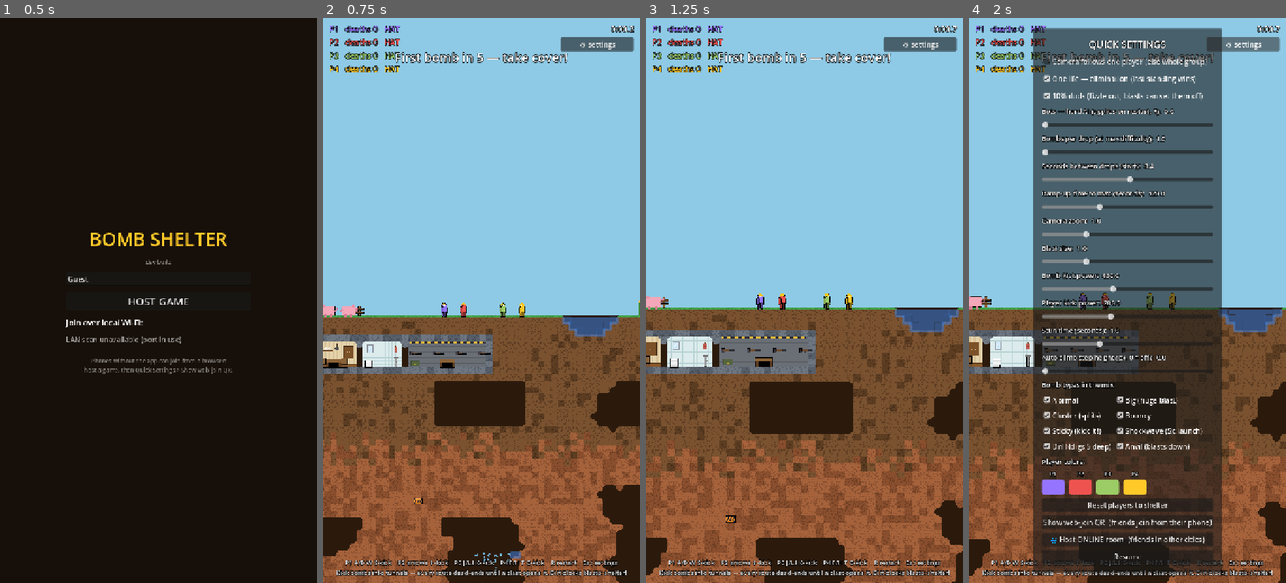
Above: before the commit, frames 1-4 (left to right).
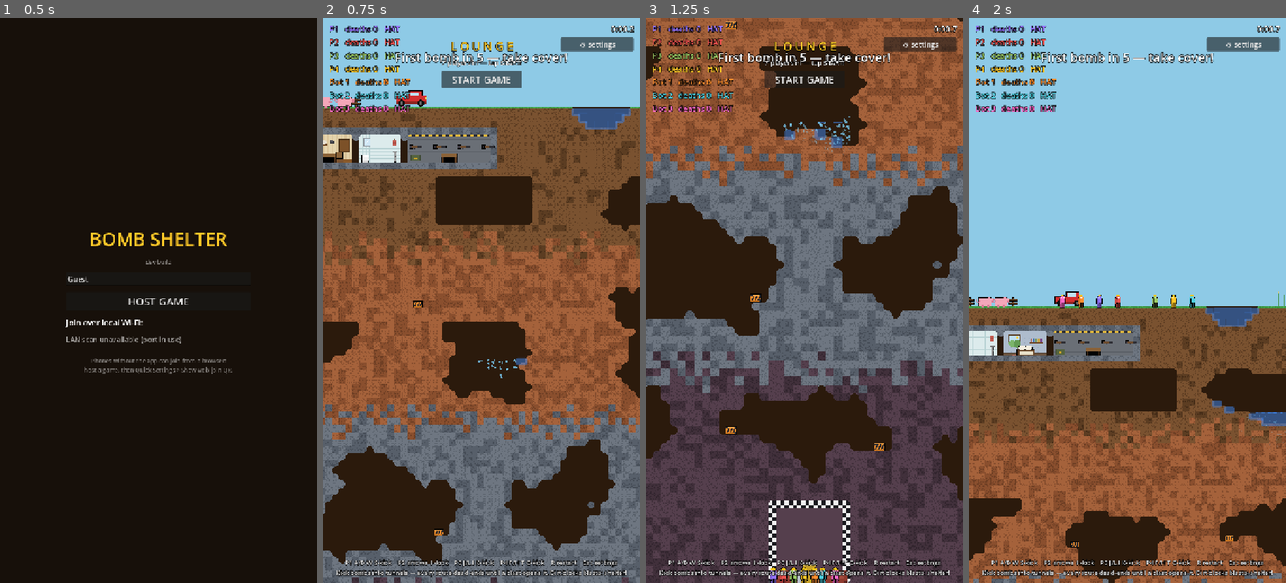
Above: after the commit, the same moments.

Repository: uchy4/dummy
Game: Godot game, scene res://scenes/menu.tscn
Same seed, same stepped clock (60 frames per second), same inputs: the game is played once before the commit and once after it.
Inputs:
- Up to frame 1 (0.5 s): no input
- Up to frame 2 (0.75 s): click "HOST GAME" at 0.5 s
- Up to frame 3 (1.25 s): no input
- Up to frame 4 (2 s): click "⚙ settings" (after the commit: "START GAME") at 1.25 s

Frame 1 is identical in both runs. In frame 2, 80% of the frame differs, in the area x 0-100%, y 4-100%; in frame 3, 94%, in the area x 0-100%, y 0-100%; in frame 4, 66%.

Commit message:
Pre-match lounge with sofas, 3 default bots, and a kickable red truck
Hosting now gathers everyone in the finish hall as a LOUNGE: host +
bots (default bot count is now 3) + anyone who joins, all fully
controllable — kicks, stuns and shenanigans stay live; only bombs and
the finish-line win sensor are gated. The HUD shows a lounge banner
with the host's START GAME button, enabled at 4+ participants (bots
count). START reloads into a fresh map with normal surface spawns.
Native clients and the web page show 'LOUNGE — waiting for the host to
start' (snapshot gains lb flag). CI smoke dwells in the lounge 2s then
auto-starts so both phases stay covered.

New props, streamed to web like the rest:
- red pickup truck (kind 17) parked on a clear stretch of grass, sized
  bigger than a player; a kick rolls it one full rotation away from the
  kicker (rotation+position stream, so web sees the roll), and bombs
  blow it into red panel debris
- lounge sofas (kind 18) in the finish hall: kicks bounce them, blasts
  shred them into cushions.

Co-Authored-By: Claude Fable 5 <noreply@anthropic.com>
Claude-Session: https://claude.ai/code/session_01QSJudmCHT44WHN37u3ZpBk

Diff:
--- a/bomb-shelter/scripts/bomb_spawner.gd
+++ b/bomb-shelter/scripts/bomb_spawner.gd
@@ -18,6 +18,8 @@
 
 
 func _physics_process(delta: float) -> void:
+	if Settings.in_lobby:
+		return  # the lounge is bomb-free; grace + ramp start with the match
 	_elapsed += delta
 	if _elapsed >= _next_spawn:
 		_spawn_wave()
--- a/bomb-shelter/scripts/bunker_props.gd
+++ b/bomb-shelter/scripts/bunker_props.gd
@@ -73,6 +73,8 @@
 		cave.position = Vector2((float(terrain.cave_mouth.x) + 0.5) * TILE,
 			float(terrain.cave_mouth.y) * TILE)
 		add_child(cave)
+	_build_truck()
+	_build_lounge_sofas()
 
 	queue_redraw()
 
@@ -418,6 +420,181 @@
 		return out
 
 
+## The pickup truck parks on a clear stretch of grass away from the other
+## surface features (prop kind 17).
+func _build_truck() -> void:
+	var tx := -1
+	for attempt in 60:
+		var x := randi_range(10, Terrain.W - 10)
+		if absi(x - terrain.outhouse_cell.x) < 9 or absi(x - terrain.cave_mouth.x) < 10:
+			continue
+		if terrain.pond_rect.size.x > 0 and x >= terrain.pond_rect.position.x - 4 \
+				and x <= terrain.pond_rect.end.x + 4:
+			continue
+		var bad := false
+		for r: Rect2i in [terrain.surface_pens, terrain.corn_field]:
+			if r.size.x > 0 and x >= r.position.x - 5 and x <= r.end.x + 5:
+				bad = true
+		if bad:
+			continue
+		tx = x
+		break
+	if tx < 0:
+		return
+	var truck := TruckArt.new()
+	truck.position = Vector2((float(tx) + 0.5) * TILE,
+		float(Terrain.SURFACE_ROW) * TILE - 18.0)
+	add_child(truck)
+
+
+## Two sofas dress the finish hall — it doubles as the pre-match lounge.
+func _build_lounge_sofas() -> void:
+	var fr := terrain.finish_line_rect()
+	if fr.size.x <= 0.0:
+		return
+	for k in 2:
+		var sofa := SofaArt.new()
+		sofa.position = Vector2(fr.position.x + fr.size.x * (0.2 + 0.6 * float(k)),
+			fr.end.y - 12.0)
+		add_child(sofa)
+
+
+## The surface pickup truck (prop kind 17): player-plus sized, a kick sends
+## it rolling one full body rotation away from the kicker, and a blast in
+## range blows it into red panel debris.
+class TruckArt:
+	extends Node2D
+	var prop_kind := 17
+	var _dead := false
+	var _rolling := false
+
+	func _ready() -> void:
+		add_to_group(&"props")
+		add_to_group(&"fixtures")  # kicks in range call kicked()
+		add_to_group(&"chests")    # blasts in range call blast_destroy()
+		z_index = 2
+
+	func kicked() -> void:
+		if _rolling or _dead:
+			return
+		_rolling = true
+		# Roll away from the nearest player — they just kicked the bumper.
+		var s := 1.0
+		var best := 1e18
+		for n in get_tree().get_nodes_in_group(&"players"):
+			var p := n as Node2D
+			if p == null:
+				continue
+			var d := absf(p.global_position.x - global_position.x)
+			if d < best:
+				best = d
+				s = 1.0 if global_position.x >= p.global_position.x else -1.0
+		var tw := create_tween()
+		tw.set_parallel(true)
+		tw.tween_property(self, "rotation", rotation + TAU * s, 1.1) \
+			.set_trans(Tween.TRANS_QUAD).set_ease(Tween.EASE_OUT)
+		tw.tween_property(self, "position:x", position.x + 88.0 * s, 1.1) \
+			.set_trans(Tween.TRANS_QUAD).set_ease(Tween.EASE_OUT)
+		tw.chain().tween_callback(_roll_done)
+		get_tree().call_group(&"sfx", &"play_land", global_position)
+
+	func _roll_done() -> void:
+		_rolling = false
+
+	func blast_destroy() -> void:
+		if _dead:
+			return
+		_dead = true
+		if NetHub.has_viewers():  # fx kind 11 = plank debris burst
+			NetHub.broadcast({"t": "fx", "k": 11,
+				"x": int(global_position.x), "y": int(global_position.y)})
+		for i in 8:
+			var panel := Plank.new()
+			panel.size = Vector2(randf_range(10.0, 18.0), 4.0)
+			panel.col = Color("d32f2f") if i % 4 != 0 else Color("454049")
+			panel.position = global_position \
+				+ Vector2(randf_range(-30.0, 30.0), randf_range(-16.0, 6.0))
+			panel.rotation = randf_range(-0.6, 0.6)
+			panel.linear_velocity = Vector2(randf_range(-200.0, 200.0),
+				randf_range(-320.0, -100.0))
+			panel.angular_velocity = randf_range(-8.0, 8.0)
+			get_parent().add_child(panel)
+		var puff := DustPuff.new()
+		puff.amount = 10
+		puff.color = Color(0.6, 0.25, 0.2, 0.85)
+		puff.position = global_position
+		get_parent().add_child(puff)
+		get_tree().call_group(&"sfx", &"play_land", global_position)
+		queue_free()
+
+	func _draw() -> void:
+		# Authored ~72x36 with the origin at the body centre so the kick's
+		# full rotation reads as the truck rolling over.
+		draw_rect(Rect2(-36, -8, 72, 20), Color.BLACK)
+		draw_rect(Rect2(-7, -19, 34, 13), Color.BLACK)
+		draw_rect(Rect2(-35, -7, 70, 18), Color("d32f2f"))
+		draw_rect(Rect2(-6, -18, 32, 12), Color("d32f2f"))
+		draw_rect(Rect2(-2, -16, 20, 9), Color("bfe3f2"))
+		draw_rect(Rect2(-35, 7, 70, 4), Color("8e2420"))
+		draw_rect(Rect2(33, -4, 3, 4), Color("ffd54f"))
+		for wx: float in [-22.0, 22.0]:
+			draw_circle(Vector2(wx, 10), 8.0, Color("111111"))
+			draw_circle(Vector2(wx, 10), 3.5, Color("666666"))
+
+
+## A lounge sofa (prop kind 18): kicks make it hop, blasts shred it.
+class SofaArt:
+	extends Node2D
+	var prop_kind := 18
+	var _dead := false
+	var _home_y := 0.0
+
+	func _ready() -> void:
+		add_to_group(&"props")
+		add_to_group(&"fixtures")
+		add_to_group(&"chests")
+		_home_y = position.y
+		z_index = 1
+
+	func kicked() -> void:
+		if _dead:
+			return
+		var tw := create_tween()
+		tw.tween_property(self, "position:y", _home_y - 7.0, 0.12) \
+			.set_trans(Tween.TRANS_QUAD).set_ease(Tween.EASE_OUT)
+		tw.tween_property(self, "position:y", _home_y, 0.2) \
+			.set_trans(Tween.TRANS_BOUNCE).set_ease(Tween.EASE_OUT)
+
+	func blast_destroy() -> void:
+		if _dead:
+			return
+		_dead = true
+		if NetHub.has_viewers():
+			NetHub.broadcast({"t": "fx", "k": 11,
+				"x": int(global_position.x), "y": int(global_position.y)})
+		for i in 6:
+			var cushion := Plank.new()
+			cushion.size = Vector2(randf_range(8.0, 13.0), 5.0)
+			cushion.col = Color("a34a3c") if i % 2 == 0 else Color("8e3b2f")
+			cushion.position = global_position \
+				+ Vector2(randf_range(-20.0, 20.0), randf_range(-10.0, 4.0))
+			cushion.linear_velocity = Vector2(randf_range(-160.0, 160.0),
+				randf_range(-280.0, -80.0))
+			cushion.angular_velocity = randf_range(-7.0, 7.0)
+			get_parent().add_child(cushion)
+		get_tree().call_group(&"sfx", &"play_land", global_position)
+		queue_free()
+
+	func _draw() -> void:
+		draw_rect(Rect2(-26, -13, 52, 25), Color.BLACK)
+		draw_rect(Rect2(-25, -12, 50, 23), Color("8e3b2f"))
+		draw_rect(Rect2(-21, -11, 40, 6), Color("a34a3c"))
+		draw_rect(Rect2(-21, -4, 19, 8), Color("a34a3c"))
+		draw_rect(Rect2(1, -4, 19, 8), Color("a34a3c"))
+		draw_rect(Rect2(-25, 7, 6, 4), Color("5c2620"))
+		draw_rect(Rect2(19, 7, 6, 4), Color("5c2620"))
+
+
 ## The outhouse hut: streamed to web (prop kind 9), and blown to plank
 ## debris when a blast reaches it (group "chests" -> blast_destroy).
 class OuthouseArt:
--- a/bomb-shelter/scripts/client_main.gd
+++ b/bomb-shelter/scripts/client_main.gd
@@ -24,6 +24,7 @@
 var _decor: RoomDecor
 var _ceremony: Ceremony
 var _game_over := false
+var _in_lobby := false
 var _sent_a := 0.0
 var _snap_dt := 0.033
 var _last_snap_ms := 0
@@ -271,6 +272,7 @@
 		_snap_dt = clampf(float(now_ms - _last_snap_ms) / 1000.0, 0.016, 0.12)
 	_last_snap_ms = now_ms
 	_ensure_local_player()
+	_in_lobby = int(m.get("lb", 0)) == 1
 	var ps: Array = m.get("p", [])
 	for i in mini(ps.size(), players.size()):
 		var arr: Array = ps[i]
@@ -303,7 +305,8 @@
 				_status.text = "ELIMINATED — spectating" if int(arr[3]) < 0 \
 					else "respawn in %.1f" % (float(arr[3]) / 10.0)
 			else:
-				_status.text = ""
+				_status.text = "LOUNGE — waiting for the host to start" \
+					if _in_lobby else ""
 
 	var bs: Array = m.get("b", [])
 	while bombs.size() > bs.size():
@@ -418,7 +421,8 @@
 		_status.text = "ELIMINATED — spectating" if int(arr[3]) < 0 \
 			else "respawn in %.1f" % (float(arr[3]) / 10.0)
 	else:
-		_status.text = ""
+		_status.text = "LOUNGE — waiting for the host to start" \
+			if _in_lobby else ""
 	if p.remote_hold:
 		return  # _animate_puppets lerps us along the host stream
 	if had_hold:
--- a/bomb-shelter/scripts/hud.gd
+++ b/bomb-shelter/scripts/hud.gd
@@ -7,6 +7,7 @@
 signal settings_pressed
 signal reset_players_pressed
 signal player_color_changed(index: int, color: Color)
+signal start_requested
 
 var _rows: Array[Label] = []
 var _rows_box: VBoxContainer
@@ -20,6 +21,9 @@
 var _qr_texture: TextureRect
 var _qr_url: Label
 var _touch := false
+var _lobby_box: VBoxContainer
+var _lobby_label: Label
+var _lobby_btn: Button
 var _upd_btn: Button
 
 
@@ -521,6 +525,42 @@
 	return ImageTexture.create_from_image(img)
 
 
+## Lounge banner + the host's START button. Created lazily on first call;
+## after that each call just refreshes the count text and button state.
+func update_lobby(count: int, need: int) -> void:
+	if _lobby_box == null:
+		_lobby_box = VBoxContainer.new()
+		_lobby_box.set_anchors_and_offsets_preset(Control.PRESET_CENTER_TOP)
+		_lobby_box.grow_horizontal = Control.GROW_DIRECTION_BOTH
+		_lobby_box.position.y = 46.0
+		_lobby_box.add_theme_constant_override(&"separation", 8)
+		var title := Label.new()
+		title.text = "L O U N G E"
+		title.add_theme_font_size_override(&"font_size", 26)
+		title.add_theme_color_override(&"font_color", Color("ffca28"))
+		title.add_theme_color_override(&"font_outline_color", Color.BLACK)
+		title.add_theme_constant_override(&"outline_size", 6)
+		title.horizontal_alignment = HORIZONTAL_ALIGNMENT_CENTER
+		_lobby_box.add_child(title)
+		_lobby_label = Label.new()
+		_lobby_label.horizontal_alignment = HORIZONTAL_ALIGNMENT_CENTER
+		_lobby_label.add_theme_font_size_override(&"font_size", 15)
+		_lobby_label.add_theme_color_override(&"font_outline_color", Color.BLACK)
+		_lobby_label.add_theme_constant_override(&"outline_size", 4)
+		_lobby_box.add_child(_lobby_label)
+		_lobby_btn = Button.new()
+		_lobby_btn.text = "START GAME"
+		_lobby_btn.add_theme_font_size_override(&"font_size", 22)
+		_lobby_btn.focus_mode = Control.FOCUS_NONE
+		_lobby_btn.pressed.connect(func() -> void: start_requested.emit())
+		_lobby_box.add_child(_lobby_btn)
+		add_child(_lobby_box)
+	var ready_to_go := count >= need
+	_lobby_btn.disabled = not ready_to_go
+	_lobby_label.text = ("%d players in — tap START!" % count) if ready_to_go \
+		else "%d/%d players — friends join via the QR code" % [count, need]
+
+
 func _make_label(size: int, color: Color) -> Label:
 	var l := Label.new()
 	l.add_theme_font_size_override(&"font_size", size)
--- a/bomb-shelter/scripts/main.gd
+++ b/bomb-shelter/scripts/main.gd
@@ -44,6 +44,10 @@
 
 func _enter_tree() -> void:
 	register_actions()
+
+
+## Lounge rule: a match needs at least this many participants (bots count).
+const MIN_START_PLAYERS := 4
 
 
 func _ready() -> void:
@@ -83,15 +87,14 @@
 	if OS.get_environment("BOMB_SHELTER_SMOKE") == "1":
 		Settings.bot_count = maxi(Settings.bot_count, 3)  # CI exercises bot AI
 	var bot_count := clampi(Settings.bot_count, 0, MAX_PLAYERS - num_players)
-	var spawns := terrain.surface_spawns(num_players + bot_count)
 	_bounds = terrain.world_rect().grow_individual(80, 900, 80, 300)
 	for i in num_players:
 		var p := Player.new()
 		p.name = "Player%d" % (i + 1)
 		p.setup(i, Settings.player_colors[i])
-		p.respawn_point = terrain.surface_spawn(i)
+		p.respawn_point = _spawn_pos(i)
 		p.world_bounds = _bounds
-		p.position = spawns[i]
+		p.position = p.respawn_point
 		world.add_child(p)
 		players.append(p)
 
@@ -103,9 +106,9 @@
 		var p := Player.new()
 		p.name = "Bot%d" % (i + 1)
 		p.setup_remote(idx, "Bot %d" % (i + 1), c1, c2)
-		p.respawn_point = terrain.surface_spawn(idx)
+		p.respawn_point = _spawn_pos(idx)
 		p.world_bounds = _bounds
-		p.position = spawns[idx]
+		p.position = p.respawn_point
 		world.add_child(p)
 		players.append(p)
 		var brain := BotController.new()
@@ -152,9 +155,15 @@
 	hud.settings_pressed.connect(_toggle_settings)
 	hud.reset_players_pressed.connect(_reset_players)
 	hud.player_color_changed.connect(_on_player_color_changed)
+	hud.start_requested.connect(_start_match)
+	if Settings.in_lobby and OS.get_environment("BOMB_SHELTER_SMOKE") == "1":
+		# CI: dwell in the lounge a moment, then exercise the live match too.
+		get_tree().create_timer(2.0).timeout.connect(_start_match)
 
 
 func _process(delta: float) -> void:
+	if Settings.in_lobby:
+		hud.update_lobby(players.size(), MIN_START_PLAYERS)
 	if game_over:
 		if Input.is_action_just_pressed(&"ui_accept") or Input.is_action_just_pressed(&"restart"):
 			_restart()
@@ -257,7 +266,7 @@
 
 func _on_finish_entered(body: Node2D) -> void:
 	var p := body as Player
-	if game_over or p == null or not p.alive:
+	if game_over or Settings.in_lobby or p == null or not p.alive:
 		return
 	# Reaching the checkered chamber IS maximum depth: instant podium.
 	p.deepest_y += 100000.0
@@ -269,7 +278,7 @@
 ## then the podium ranks everyone by how deep they got. The all-dead path
 ## waits WIN_DELAY so the final ragdoll finishes flying.
 func _check_elimination() -> void:
-	if game_over:
+	if game_over or Settings.in_lobby:
 		return
 	if _win_timer >= 0.0:
 		_win_timer -= get_process_delta_time()
@@ -413,7 +422,8 @@
 		es.append([int(node.global_position.x), int(node.global_position.y),
 			pk, int(node.rotation * 10.0)])
 	NetHub.broadcast({"t": "s", "p": ps, "b": bs, "c": cs, "e": es,
-		"z": Settings.zoom_scale, "st": Settings.step_climb})
+		"z": Settings.zoom_scale, "st": Settings.step_climb,
+		"lb": 1 if Settings.in_lobby else 0})
 
 
 func _pair_key(a: Color, b: Color) -> String:
@@ -478,7 +488,7 @@
 			var p := Player.new()
 			p.name = "WebPlayer%d" % id
 			p.setup_remote(players.size(), str(c.name), c.color, c.color2)
-			p.respawn_point = terrain.surface_spawn(players.size())  # surface, not the bunker
+			p.respawn_point = _spawn_pos(players.size())  # lounge first, surface once live
 			p.world_bounds = _bounds
 			p.position = p.respawn_point
 			world.add_child(p)
@@ -516,6 +526,25 @@
 	get_tree().paused = settings_open
 
 
+## Where player i first appears: spread through the finish hall while it
+## serves as the pre-match lounge, the usual surface spawns once live.
+func _spawn_pos(i: int) -> Vector2:
+	if not Settings.in_lobby:
+		return terrain.surface_spawn(i)
+	var fr := terrain.finish_line_rect()
+	return Vector2(fr.position.x + fr.size.x * ((float(i % 8) + 0.5) / 8.0),
+		fr.end.y - 20.0)
+
+
+## Host taps START in the lounge: drop lobby mode and reload into a fresh
+## map — the lounge world was only ever a waiting room.
+func _start_match() -> void:
+	if not Settings.in_lobby or players.size() < MIN_START_PLAYERS:
+		return
+	Settings.in_lobby = false
+	_restart()
+
+
 func _restart() -> void:
 	get_tree().paused = false
 	get_tree().reload_current_scene()
--- a/bomb-shelter/scripts/menu.gd
+++ b/bomb-shelter/scripts/menu.gd
@@ -169,6 +169,7 @@
 
 
 func _host() -> void:
+	Settings.in_lobby = true  # everyone gathers in the lounge first
 	NetHub.advertising = true
 	get_tree().change_scene_to_file("res://scenes/main.tscn")
 
--- a/bomb-shelter/scripts/net_hub.gd
+++ b/bomb-shelter/scripts/net_hub.gd
@@ -895,6 +895,9 @@
   ctx.fillText(win.n.toUpperCase()+" WINS!",cw/2,60);
   ctx.fillStyle="#ddd";ctx.font="12px sans-serif";
   ctx.fillText("waiting for host rematch…",cw/2,84);}}
+ if(!win&&sc&&sc.lb){ctx.textAlign="center";ctx.fillStyle="#ffca28";
+  ctx.font="bold 13px sans-serif";
+  ctx.fillText("LOUNGE — waiting for the host to start",cw/2,64);}
 function y0(py){return py-20;}
 // World-space podium ceremony in the finish hall (q = the kind-5 room):
 // confetti + the win message's top three jumping on the drawn podium steps.
@@ -997,7 +1000,21 @@
   ctx.moveTo(19.8,-23.4);ctx.lineTo(14.4,-9);ctx.stroke();
   ctx.fillStyle="#1c1310";
   fillPoly([[-13,6],[-12,-14],[-8,-23],[0,-27],[8,-23],[12,-14],[13,6]]);
-  ctx.fillRect(-13,4,26,30);}}
+  ctx.fillRect(-13,4,26,30);}
+ else if(k===17){// red pickup: a kick rolls it (rotation streams via rot)
+  ctx.fillStyle="#000";ctx.fillRect(-36,-8,72,20);ctx.fillRect(-7,-19,34,13);
+  ctx.fillStyle="#d32f2f";ctx.fillRect(-35,-7,70,18);ctx.fillRect(-6,-18,32,12);
+  ctx.fillStyle="#bfe3f2";ctx.fillRect(-2,-16,20,9);
+  ctx.fillStyle="#8e2420";ctx.fillRect(-35,7,70,4);
+  ctx.fillStyle="#ffd54f";ctx.fillRect(33,-4,3,4);
+  for(var w=-22;w<=22;w+=44){ctx.fillStyle="#111";
+   ctx.beginPath();ctx.arc(w,10,8,0,7);ctx.fill();
+   ctx.fillStyle="#666";ctx.beginPath();ctx.arc(w,10,3.5,0,7);ctx.fill();}}
+ else if(k===18){ctx.fillStyle="#000";ctx.fillRect(-26,-13,52,25);
+  ctx.fillStyle="#8e3b2f";ctx.fillRect(-25,-12,50,23);
+  ctx.fillStyle="#a34a3c";ctx.fillRect(-21,-11,40,6);
+  ctx.fillRect(-21,-4,19,8);ctx.fillRect(1,-4,19,8);
+  ctx.fillStyle="#5c2620";ctx.fillRect(-25,7,6,4);ctx.fillRect(19,7,6,4);}}
 function fillPoly(pts){ctx.beginPath();
  for(var i=0;i<pts.length;i++){if(i)ctx.lineTo(pts[i][0],pts[i][1]);
   else ctx.moveTo(pts[i][0],pts[i][1]);}
--- a/bomb-shelter/scripts/settings.gd
+++ b/bomb-shelter/scripts/settings.gd
@@ -23,7 +23,9 @@
 static var camera_follow := false
 
 ## Hard AI opponents, spawned at match start (change applies on restart).
-static var bot_count := 0
+static var bot_count := 3
+## True from HOST GAME until the host taps START in the lounge.
+static var in_lobby := false
 
 ## Elimination mode: dying puts you out for the match (no respawns).
 ## Last player standing wins.
